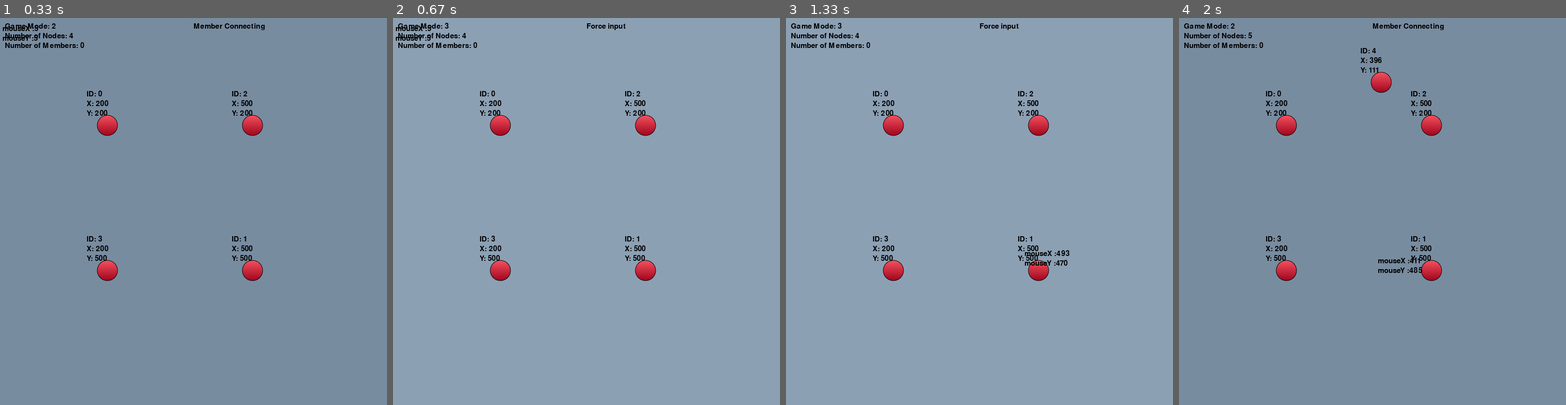
Above: before the commit, frames 1-4 (left to right).
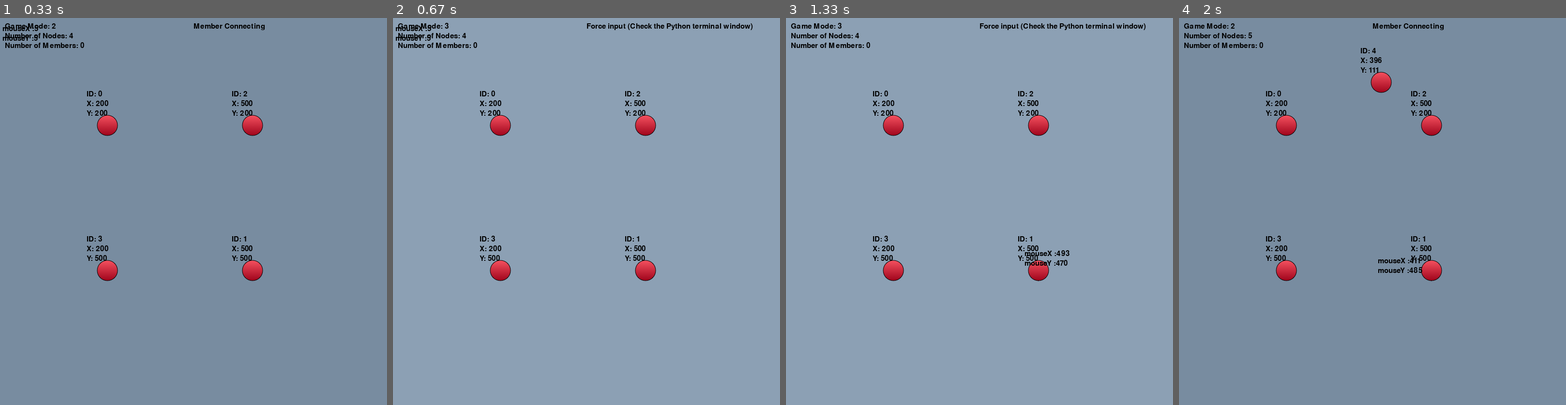
Above: after the commit, the same moments.

Repository: vinnnyr/Vinny-Truss-Solver
Game: pygame game, started from main.py
Two runs of this game, one before a commit and one after it. Both use one fixed random seed, a clock stepped at 60 frames per second and the inputs below. The source is Python 2; it was converted automatically to run under Python 3.
Inputs (mouse positions are in pixels of both pictures, inside the frame that each line leads up to):
- Up to frame 1 (0.33 s): no input
- Up to frame 2 (0.67 s): tap 3 at 0.33 s
- Up to frame 3 (1.33 s): click (1018, 296) at 0.72 s; click (1025, 246) at 1.05 s; type "1 (at the terminal prompt)" at 1.05 s
- Up to frame 4 (2 s): hold 1 1.33-1.8 s; click (1380, 79) at 1.42 s; hold 2 from 1.83 s (still down); click (1376, 254) at 1.92 s

Frame 1 is identical in both runs. In frame 2, 0.2% of the frame differs, in the area x 60-93%, y 1-4%; in frame 3, 0.2%, in the area x 60-93%, y 1-68%; in frame 4, less than 0.1%.

Commit message:
added arrows, downwards only for now

Diff:
--- a/main.py
+++ b/main.py
@@ -56,20 +56,20 @@
         pygame.draw.line(screen, self.color, self.startTup, self.endTup, 21)
         # print("Member Drawn")
 
+
 class Force:
-    def __init__(self,startNode):
-        self.startTup=(startNode.x,startNode.y)
-        (self.x,self.y)=self.startTup
-        isValid=0
-        while not isValid:
-            try:
-                self.value=int(raw_input("Please enter an integer value for this new force:"))
-                isValid=1
-                print("Force value is: "+str(self.value))
-            except ValueError:
-                print("pls try again")
-
-
+    def __init__(self, startNode, value):
+        self.startTup = (startNode.x, startNode.y)
+        (self.x, self.y) = self.startTup
+        self.color = (0, 0, 0)
+        self.value = value
+
+    def display(self):
+        self.x1=self.x+21
+        self.y1=self.y+21
+        self.y2=self.y1+self.value
+        pygame.draw.line(screen, self.color, (self.x1, self.y1), (self.x1, self.y2), 10)
+        pygame.draw.polygon(screen,self.color,((self.x1-10,self.y2),(self.x1+10,self.y2),(self.x1,self.y2+21)),0)
 
 
 def checkCollide(classList, x, y):
@@ -96,16 +96,17 @@
     mouseLabelX = myFont.render("mouseX :" + str(mouseX), 2, (0, 0, 0))
     mouseLabelY = myFont.render("mouseY :" + str(mouseY), 2, (0, 0, 0))
 
-    if programMode==1:
-        descriptionLabel=myFont.render("Node Building", 2, (0, 0, 0))
-    elif programMode==2:
+    if programMode == 1:
+        descriptionLabel = myFont.render("Node Building", 2, (0, 0, 0))
+    elif programMode == 2:
         descriptionLabel = myFont.render("Member Connecting", 2, (0, 0, 0))
-    elif programMode==3:
-        descriptionLabel= descriptionLabel=myFont.render("Force input", 2, (0, 0, 0))
+    elif programMode == 3:
+        descriptionLabel = descriptionLabel = myFont.render("Force input (Check the Python terminal window)", 2,
+                                                            (0, 0, 0))
     else:
         descriptionLabel = myFont.render("NULL", 2, (0, 0, 0))
 
-    screen.blit(descriptionLabel,(400,10))
+    screen.blit(descriptionLabel, (400, 10))
     screen.blit(gameModeLabel, (10, 10))
     screen.blit(nodeLengthLabel, (10, 30))
     screen.blit(memberLengthLabel, (10, 50))
@@ -180,6 +181,20 @@
         memInInterest.endNode = collidedNode
 
 
+def forceBuilder():
+    collidedNode = checkCollide(nodeList, mouseX, mouseY)
+    if collidedNode:
+        isValid = 0
+        while not isValid:
+            try:
+                value = int(raw_input("Please enter an integer value for this new force:"))
+                isValid = 1
+                print("Force value is: " + str(value))
+            except ValueError:
+                print("Pls try again")
+        forceList.append(Force(collidedNode, value))
+
+
 # def memberSnapToNode(memberToCheck):
 #     for p in nodeList:
 #         nodeInInterest = checkCollide(memberToCheck, p.x, p.y)
@@ -208,10 +223,10 @@
 # Main Global Variables
 nodeList = []
 memberList = []
-nodeDict = {}
+forceList = []
 programMode = 2  # mode 1:Node Building
 # mode 2: Member Connecting
-#mode 3: Force
+# mode 3: Force
 
 done = False
 checkForDelete = False
@@ -246,6 +261,8 @@
                 else:
                     makingMember = memberBuilder2()
                     # debugger()
+            elif programMode == 3:
+                forceBuilder()
         if event.type == pygame.KEYDOWN:
             if programMode == 1 and event.key == pygame.K_d and checkForDelete:  # Known Bug: Can't delete the first node
                 # print("Deleting Index" + str(indexToDel))
@@ -254,20 +271,21 @@
             elif event.key == pygame.K_1:
                 programMode = 1  # program mode 1: Node Building
             elif event.key == pygame.K_2:
-                programMode = 2 #Member connecting
+                programMode = 2  # Member connecting
             elif event.key == pygame.K_3:
-                programMode = 3 #force inputting
-                force1=Force(nodeList[1])
+                programMode = 3  # force inputting
 
     if programMode == 1:
         color = (100, 120, 130)
     elif programMode == 2:
         color = (120, 140, 160)
     elif programMode == 3:
-        color= (140,160,180)
+        color = (140, 160, 180)
     screen.fill(color)
     for m in memberList:
         m.display()
+    for f in forceList:
+        f.display()
     for p in nodeList:
         p.display()
     worldLabelDisplay()
